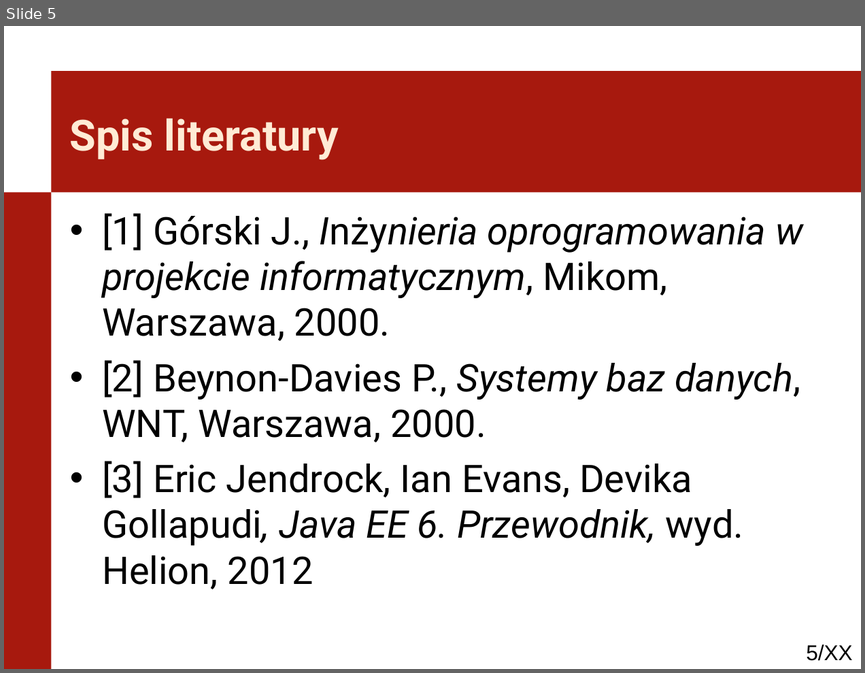
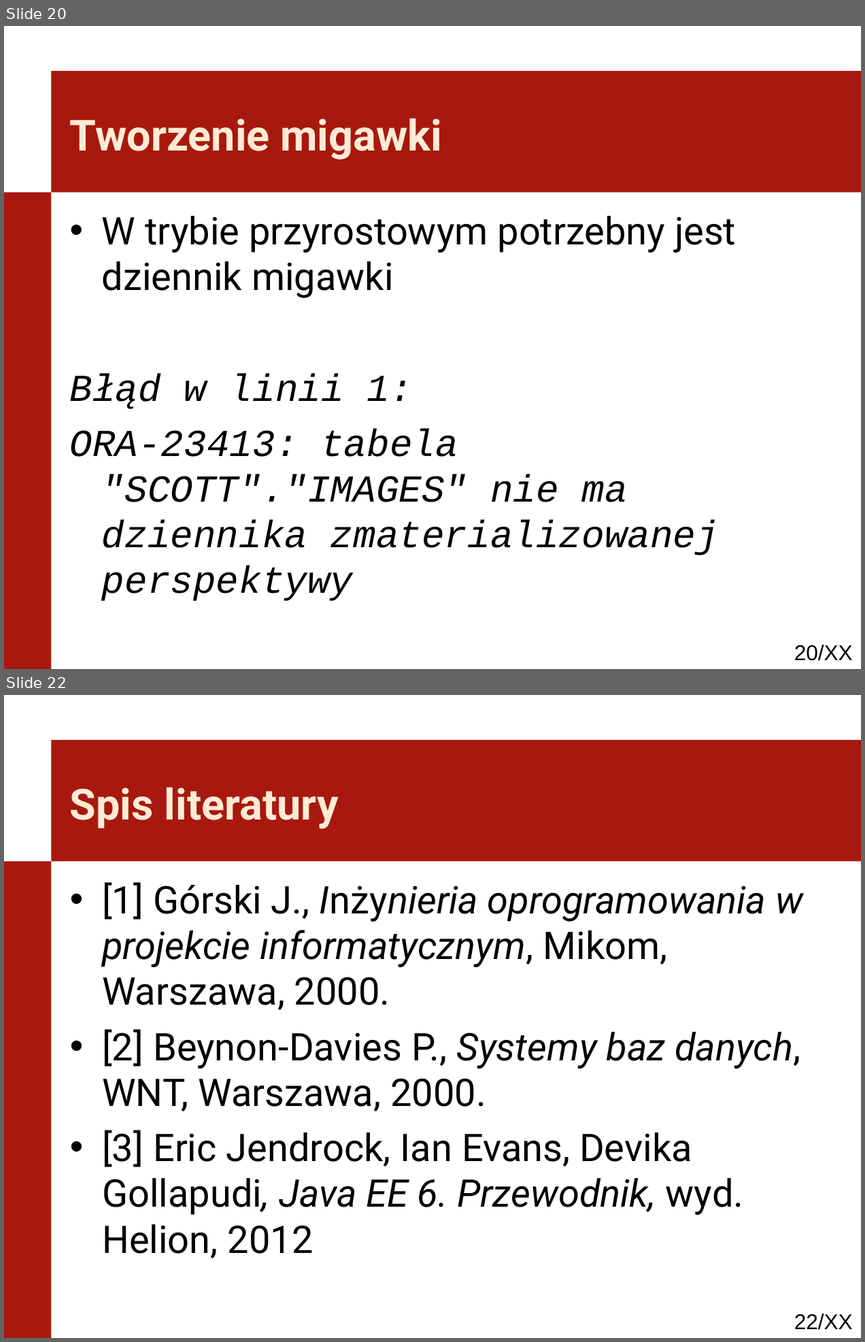
Before and after one commit to kaczanmo/projekt_bd_2013, a slide deck: prezentacja_2/prezentacja_2.ppt. Shown one above the other, each under a label of ours: slide 5 before the commit, slides 20 and 22 after it; the slides between them are not shown. The pictures are 865x673 and 865x1342 pixels, drawn with LibreOffice and Linux fonts; fonts in the diff are those of the drawing; background and template pictures are left out. Boxes give left, top, right and bottom in pixels: in the first picture for what was removed or moved away, otherwise in the second. Text is boxed around its words. In the diff, an @@ line names an element or a change of style, - is before the commit and + after.

Commit message:
- materialy na prezentację nr 2, plik konfiguracji replikacji (txt) - jest tam mniejwiecej co i jak

```diff
--- a/prezentacja_2/prezentacja_2.ppt
+++ b/prezentacja_2/prezentacja_2.ppt
@@ slide 20 added at box(4, 26, 861, 669), background #FFFFFF; not listed: 3 template elements that a slide beside it also shows @@
@@ title added at box(70, 118, 442, 159), 36 pt, text #FFEBD5, bold @@
+Tworzenie migawki
@@ text added at box(70, 216, 736, 601), 32 pt, text #000000, italic @@
+• W trybie przyrostowym potrzebny jest dziennik migawki
+Błąd w linii 1:
+ORA-23413: tabela "SCOTT"."IMAGES" nie ma dziennika zmaterializowanej perspektywy
@@ what was slide 5 is now slide 22 @@
@@ page number at box(794, 1313, 853, 1329): text changed @@
-5/XX
+22/XX
```
Also in this commit, not shown: 2 slides changed, 16 other slides added, 18 other files.
